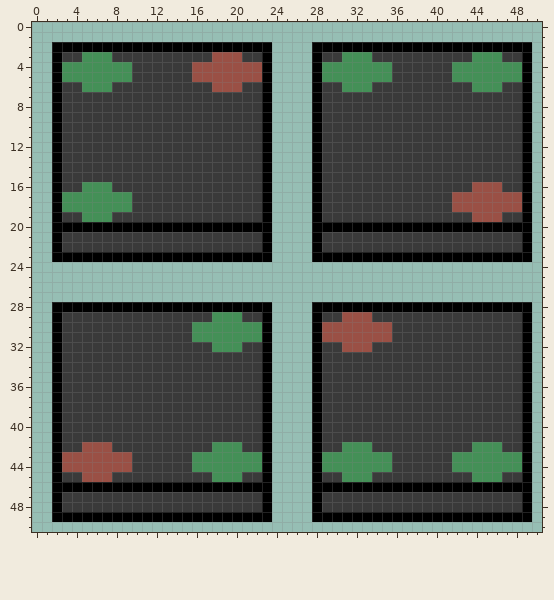
Edited in one commit: pixel-art sprite (src/client/img/craft2.png). This is how it looked before the edit.
The file is 64x64 pixels. Shown: x 0..50, y 0..50.
After:
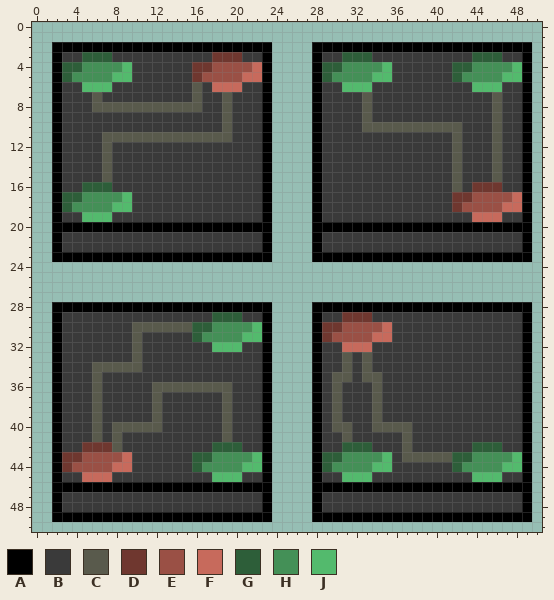
Palette (. is transparent): A #000000  B #3a3a3a  C #595a4c  D #6f372f  E #9a5045  F #c76a5c  G #2d5e39  H #449057  J #53ba6d
What changed:
y 3: x 5..7 HHH -> GGG; x 18..20 EEE -> DDD; x 31..33 HHH -> GGG; x 44..46 HHH -> GGG
y 4: x 3..4 HH -> GG; x 9 H -> J; x 16..17 EE -> DD; x 22 E -> F; x 29..30 HH -> GG; x 35 H -> J; x 42..43 HH -> GG; x 48 H -> J
y 5: x 3 H -> G; x 8..9 HH -> JJ; x 16 E -> D; x 21..22 EE -> FF; x 29 H -> G; x 34..35 HH -> JJ; x 42 H -> G; x 47..48 HH -> JJ
y 6: x 5..7 HHH -> JJJ; x 16 B -> C; x 18..20 EEE -> FFF; x 31..33 HHH -> JJJ; x 44..46 HHH -> JJJ
y 7: x 6 B -> C; x 16 B -> C; x 19 B -> C; x 33 B -> C; x 46 B -> C
y 8: x 6..16 BBBBBBBBBBB -> CCCCCCCCCCC; x 19 B -> C; x 33 B -> C; x 46 B -> C
y 9: x 19 B -> C; x 33 B -> C; x 46 B -> C
y 10: x 19 B -> C; x 33..42 BBBBBBBBBB -> CCCCCCCCCC; x 46 B -> C
y 11: x 7..19 BBBBBBBBBBBBB -> CCCCCCCCCCCCC; x 42 B -> C; x 46 B -> C
y 12..15: x 7 B -> C; x 42 B -> C; x 46 B -> C
y 16: x 5..7 HHH -> GGG; x 42 B -> C; x 44..46 EEE -> DDD
y 17: x 3..4 HH -> GG; x 9 H -> J; x 42..43 EE -> DD; x 48 E -> F
y 18: x 3 H -> G; x 8..9 HH -> JJ; x 42 E -> D; x 47..48 EE -> FF
y 19: x 5..7 HHH -> JJJ; x 44..46 EEE -> FFF
y 29: x 18..20 HHH -> GGG; x 31..33 EEE -> DDD
y 30: x 10..17 BBBBBBHH -> CCCCCCGG; x 22 H -> J; x 29..30 EE -> DD; x 35 E -> F
y 31: x 10 B -> C; x 16 H -> G; x 21..22 HH -> JJ; x 29 E -> D; x 34..35 EE -> FF
y 32: x 10 B -> C; x 18..20 HHH -> JJJ; x 31..33 EEE -> FFF
y 33: x 10 B -> C; x 31 B -> C; x 33 B -> C
y 34: x 6..10 BBBBB -> CCCCC; x 31 B -> C; x 33 B -> C
y 35: x 6 B -> C; x 30..31 BB -> CC; x 33..34 BB -> CC
y 36: x 6 B -> C; x 12..19 BBBBBBBB -> CCCCCCCC; x 30 B -> C; x 34 B -> C
y 37..39: x 6 B -> C; x 12 B -> C; x 19 B -> C; x 30 B -> C; x 34 B -> C
y 40: x 6 B -> C; x 8..12 BBBBB -> CCCCC; x 19 B -> C; x 30..31 BB -> CC; x 34..37 BBBB -> CCCC
y 41: x 6 B -> C; x 8 B -> C; x 19 B -> C; x 31 B -> C; x 37 B -> C
y 42: x 5..8 EEEB -> DDDC; x 18..20 HHH -> GGG; x 31..33 HHH -> GGG; x 37 B -> C; x 44..46 HHH -> GGG
y 43: x 3..4 EE -> DD; x 9 E -> F; x 16..17 HH -> GG; x 22 H -> J; x 29..30 HH -> GG; x 35 H -> J; x 37..43 BBBBBHH -> CCCCCGG; x 48 H -> J
y 44: x 3 E -> D; x 8..9 EE -> FF; x 16 H -> G; x 21..22 HH -> JJ; x 29 H -> G; x 34..35 HH -> JJ; x 42 H -> G; x 47..48 HH -> JJ
y 45: x 5..7 EEE -> FFF; x 18..20 HHH -> JJJ; x 31..33 HHH -> JJJ; x 44..46 HHH -> JJJ
Pixel boxes of the changes (left, top, right, bottom) in both pictures:
changed: (62, 52, 262, 222)
changed: (322, 52, 522, 222)
changed: (62, 312, 262, 482)
changed: (322, 312, 522, 482)
